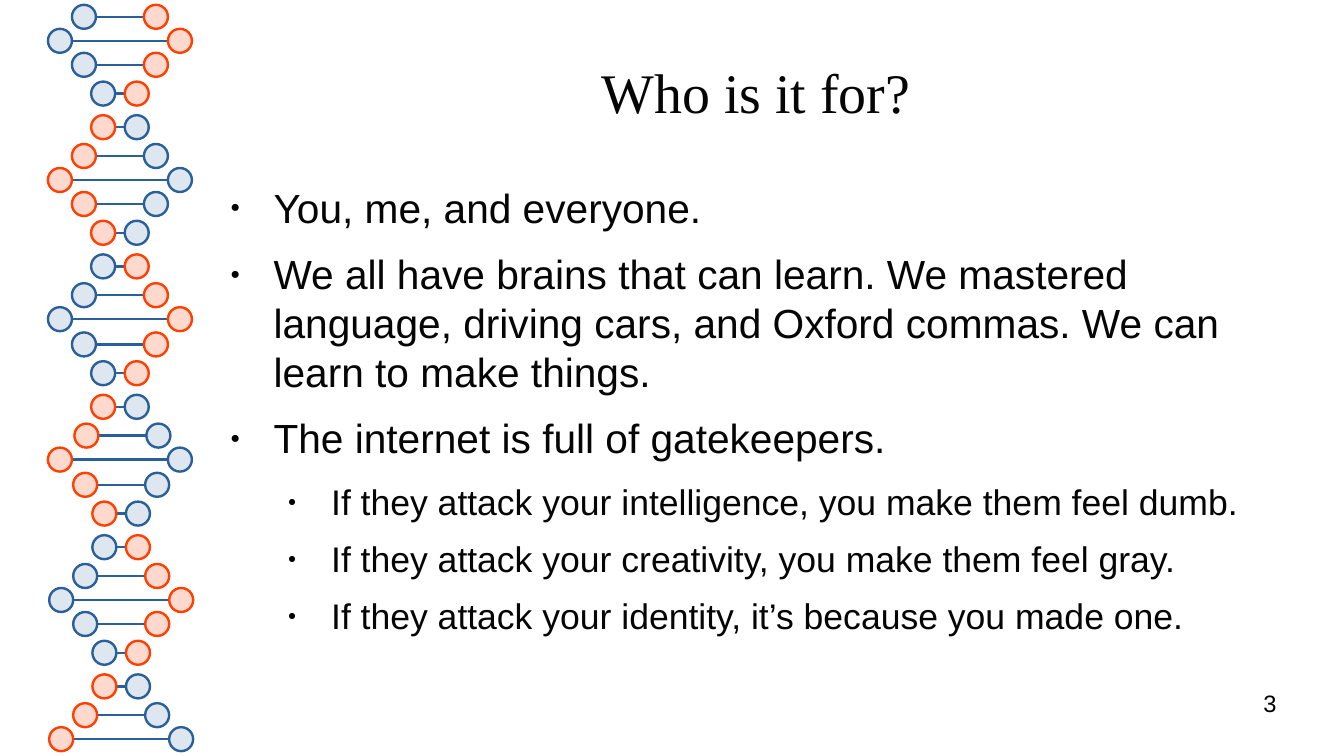
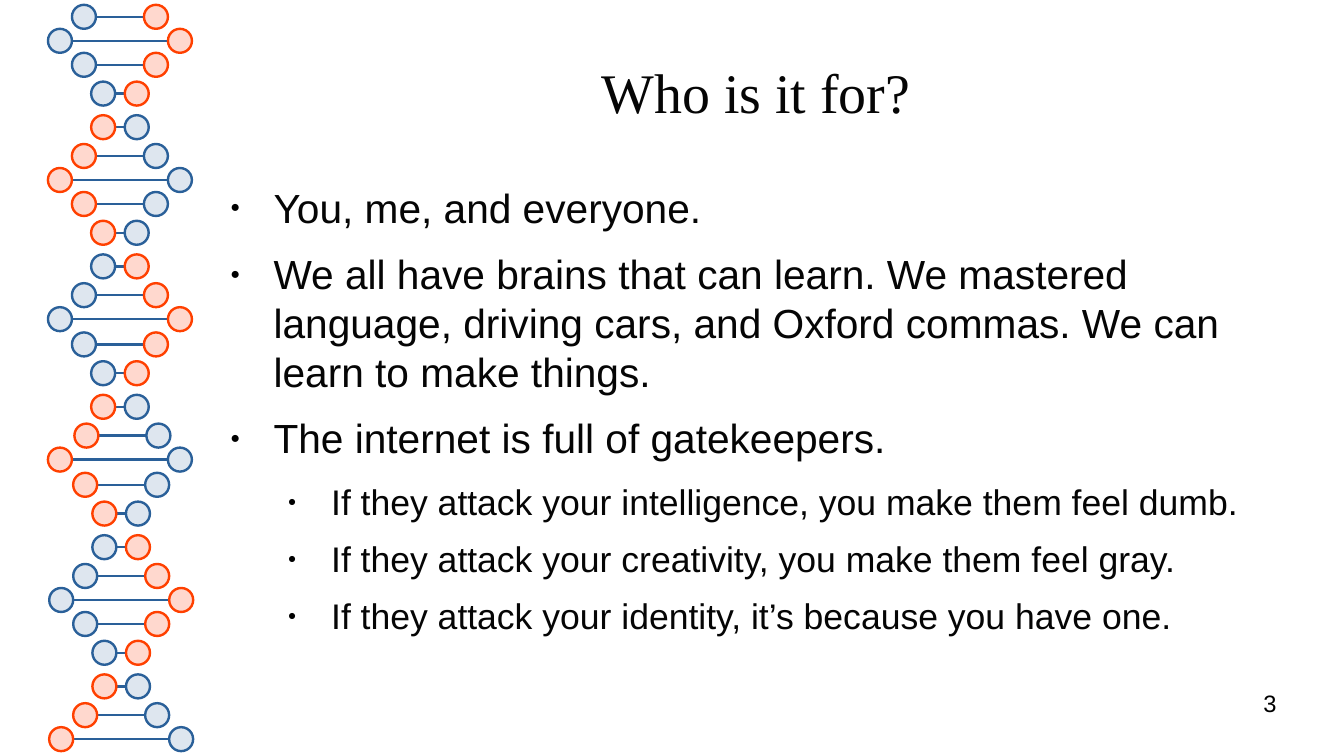
Before and after one commit to spacemeat/led_arts, a slide deck: slide 3 of elsky2025/preso.odp. Drawn at 1344x756 pixels with LibreOffice and Linux fonts; fonts in the diff are those of the drawing. Boxes give left, top, right and bottom in pixels: in the first picture for what was removed or moved away, otherwise in the second. Text is boxed around its words. In the diff, an @@ line names an element or a change of style, - is before the commit and + after.

```diff
--- a/elsky2025/preso.odp
+++ b/elsky2025/preso.odp
@@ text at [331, 603, 1171, 636]: text changed @@
-  ● If they attack your identity, it’s because you made one.
+  ● If they attack your identity, it’s because you have one.
```
Also in this commit, not shown: 2 other slides changed, 1 slide added, 1 slide removed.
